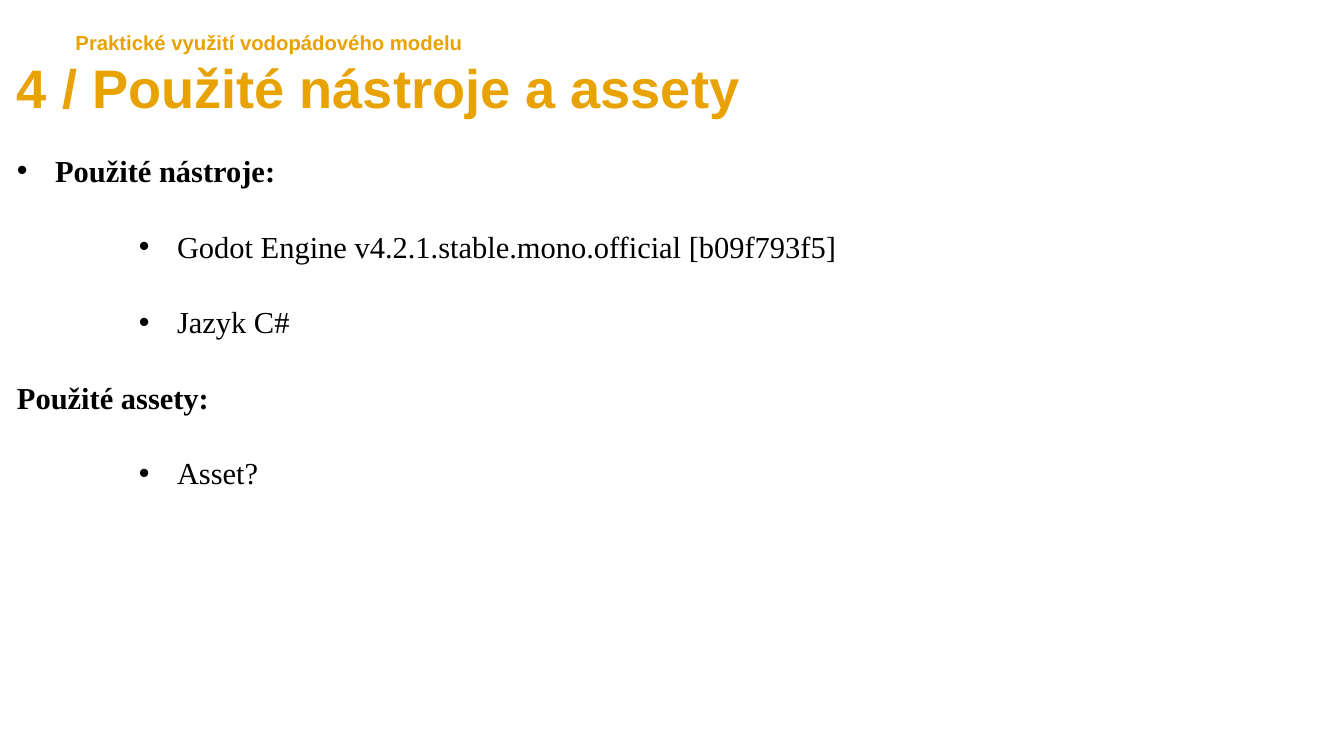
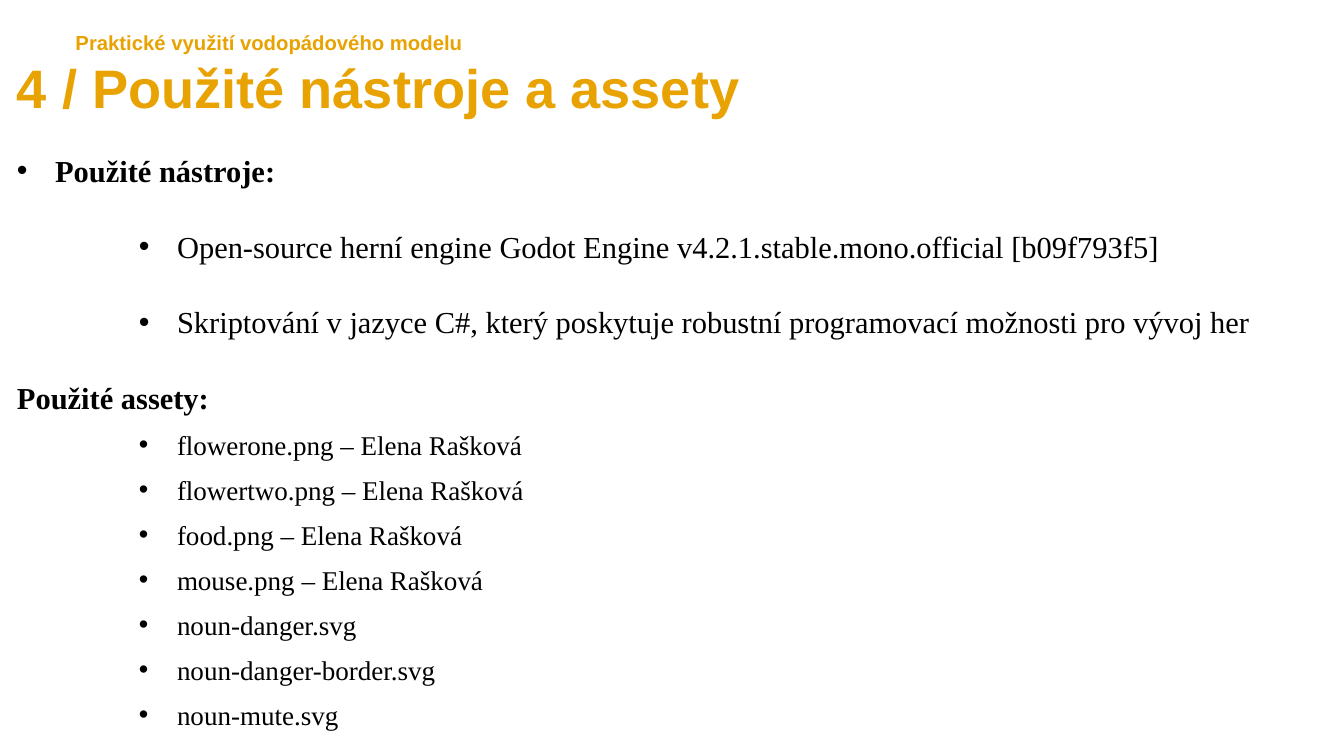
Before and after one commit to marecekroman/GregGame, a slide deck: slide 6 of Gregs Game.pptx. Drawn at 1344x756 pixels with LibreOffice and Linux fonts; fonts in the diff are those of the drawing. Boxes give left, top, right and bottom in pixels: in the first picture for what was removed or moved away, otherwise in the second. Text is boxed around its words. In the diff, an @@ line names an element or a change of style, - is before the commit and + after.

Commit message:
Add info about assets sources README.md
Edited agilePlan.md, idea.md and Greg Game.pptx

```diff
--- a/Gregs Game.pptx
+++ b/Gregs Game.pptx
@@ text at box(177, 236, 1249, 340): text changed @@
-      • Godot Engine v4.2.1.stable.mono.official [b09f793f5]
-      • Jazyk C#
+      • Open-source herní engine Godot Engine v4.2.1.stable.mono.official [b09f793f5]
+      • Skriptování v jazyce C#, který poskytuje robustní programovací možnosti pro vývoj her
@@ text at box(177, 436, 523, 730): text changed; size 18 to 16 pt @@
-      • Asset?
+    • flowerone.png – Elena Rašková
+    • flowertwo.png – Elena Rašková
+    • food.png – Elena Rašková
+    • mouse.png – Elena Rašková
+    • noun-danger.svg
+    • noun-danger-border.svg
+    • noun-mute.svg
```
Also in this commit, not shown: 5 other slides changed, 1 slide added, 24 other files.
